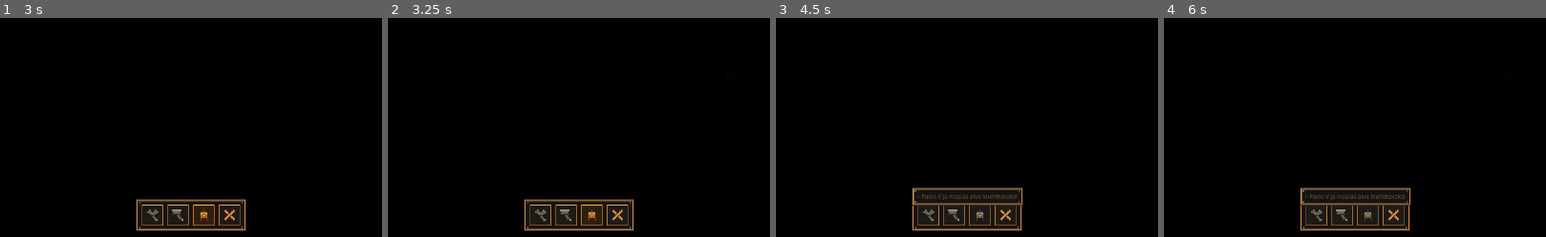
Above: before the commit, frames 1-4 (left to right).
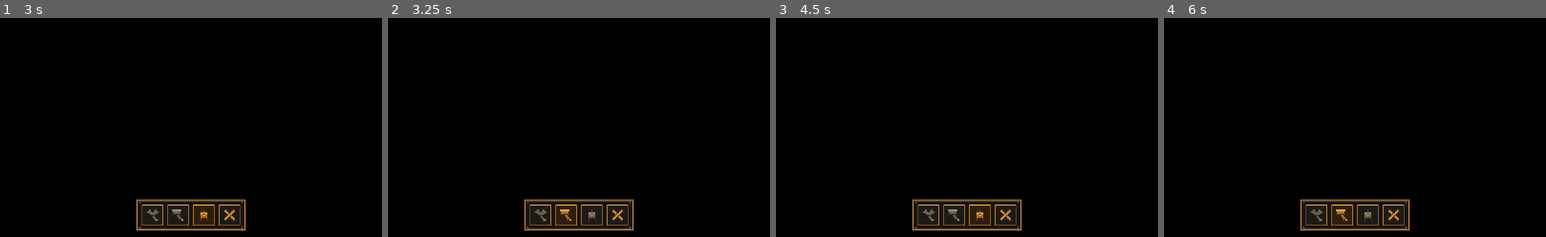
Above: after the commit, the same moments.

Repository: Orveli/GodotMining
Game: Godot game, scene res://scenes/main.tscn
Same seed, same stepped clock (60 frames per second), same inputs: the game is played once before the commit and once after it.
Inputs (mouse positions are % of the whole screen's width and height, from its top left):
- Up to frame 1 (3 s): click (45, 95) at 0.5 s; click (48, 95) at 1.25 s; click (52, 95) at 2 s; tap Enter at 2.75 s; move the mouse to (72, 45) at 2.77 s; hold D from 2.78 s (still down); tap T at 2.85 s; click (72, 45) at 2.92 s
- Up to frame 2 (3.25 s): keep holding D; tap B at 3.05 s
- Up to frame 3 (4.5 s): release D at 3.5 s; tap Space at 3.5 s; drag from (30, 55) to (45, 70) at 3.52 s; tap Enter at 4.25 s; move the mouse to (60, 28) at 4.27 s; hold D from 4.28 s (still down); tap Tab at 4.35 s; click (60, 28) at 4.42 s
- Up to frame 4 (6 s): tap T at 4.55 s; release D at 5 s; tap Space at 5 s; drag from (45, 70) to (20, 35) at 5.02 s; tap Enter at 5.75 s; move the mouse to (80, 65) at 5.77 s; hold A from 5.78 s (still down); tap B at 5.85 s; click (80, 65) at 5.92 s
The pictures show only the part of the screen within x 25-75%, y 50-100%; the shares and areas given below are measured in that part.

Frame 1 is identical in both runs. In frame 2, 0.3% of the frame differs, in the area x 43-57%, y 85-95%; in frame 3, 1.6%; in frame 4, 1.7%, in the area x 35-65%, y 77-95%.

Commit message:
UI-redesign QA: input-eston visible-tarkistus + hotkey-korjaukset
- KRIITTINEN: ui_panels-esto ohitti visible-tilan -> suljetut trayt
  estivat maalauksen ruudun alakeskella pysyvasti. Nyt is_visible_in_tree().
- KEY_B togglaa build-trayn (tooltip lupasi, handleri puuttui)
- Botit-tooltip [T] -> [TAB] (T on varattu kaivaustyokalun kierrolle)

Co-Authored-By: Claude Fable 5 <noreply@anthropic.com>

Diff:
--- a/scripts/pixel_world.gd
+++ b/scripts/pixel_world.gd
@@ -889,7 +889,7 @@
 	# Estä toiminnot kun hiiri on jonkin UI-paneelin päällä
 	var mouse_screen_pos := get_viewport().get_mouse_position()
 	for panel: Control in ui_panels:
-		if is_instance_valid(panel) and panel.get_global_rect().has_point(mouse_screen_pos):
+		if is_instance_valid(panel) and panel.is_visible_in_tree() and panel.get_global_rect().has_point(mouse_screen_pos):
 			prev_left_pressed = Input.is_mouse_button_pressed(MOUSE_BUTTON_LEFT)
 			return
 	var left_pressed := Input.is_mouse_button_pressed(MOUSE_BUTTON_LEFT)
--- a/scripts/ui.gd
+++ b/scripts/ui.gd
@@ -330,7 +330,10 @@
 	tool_btn_build.pressed.connect(_on_tool_build_pressed)
 	hb.add_child(tool_btn_build)
 
-	tool_btn_bots = _make_tool_button(ICON_TOOL_BOTS, "Botit [T]\nOsta ja hallitse botteja", 48.0)
+	# HUOM: tooltip sanoo [TAB] eikä [T] — kirjain T on jo pixel_world.gd:n legacy-
+	# kaivaustyökalun sädekierrolla (KEY_T, ks. _input()), eikä sitä voi vapauttaa
+	# rikkomatta toimivaa mekaniikkaa. TAB on ainoa toimiva pikanäppäin botti-traylle.
+	tool_btn_bots = _make_tool_button(ICON_TOOL_BOTS, "Botit [TAB]\nOsta ja hallitse botteja", 48.0)
 	tool_btn_bots.pressed.connect(_on_tool_bots_pressed)
 	hb.add_child(tool_btn_bots)
 
@@ -1402,6 +1405,12 @@
 	# TAB togglaa bot-trayn (korvaa vanhan bottom_panelin, Vaihe 3 kohta 5).
 	if event.keycode == KEY_TAB:
 		_toggle_bot_tray()
+		get_viewport().set_input_as_handled()
+	# B togglaa build-trayn (UI_REDESIGN_PLAN.md: "Rakenna [B]"). Vapaa näppäin —
+	# pixel_world.gd:n KEY_B-tapaus on vain kuolleessa build_menu_visible-haarassa
+	# (ei koskaan true), joten ei konfliktia legacy-inputin kanssa.
+	elif event.keycode == KEY_B:
+		_toggle_build_tray()
 		get_viewport().set_input_as_handled()
 	# F3 togglaa debug-tilan (FPS, bottilaskuri, materiaaliskanneri).
 	# Ei kutsuta set_input_as_handled():a — debug_overlay.gd kuuntelee samaa
